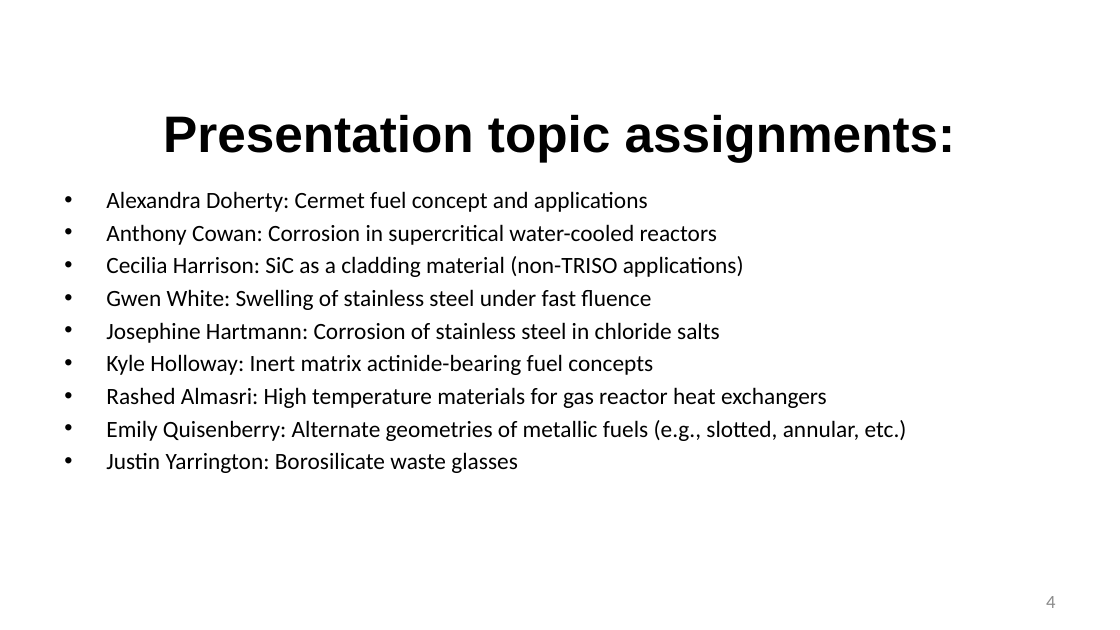
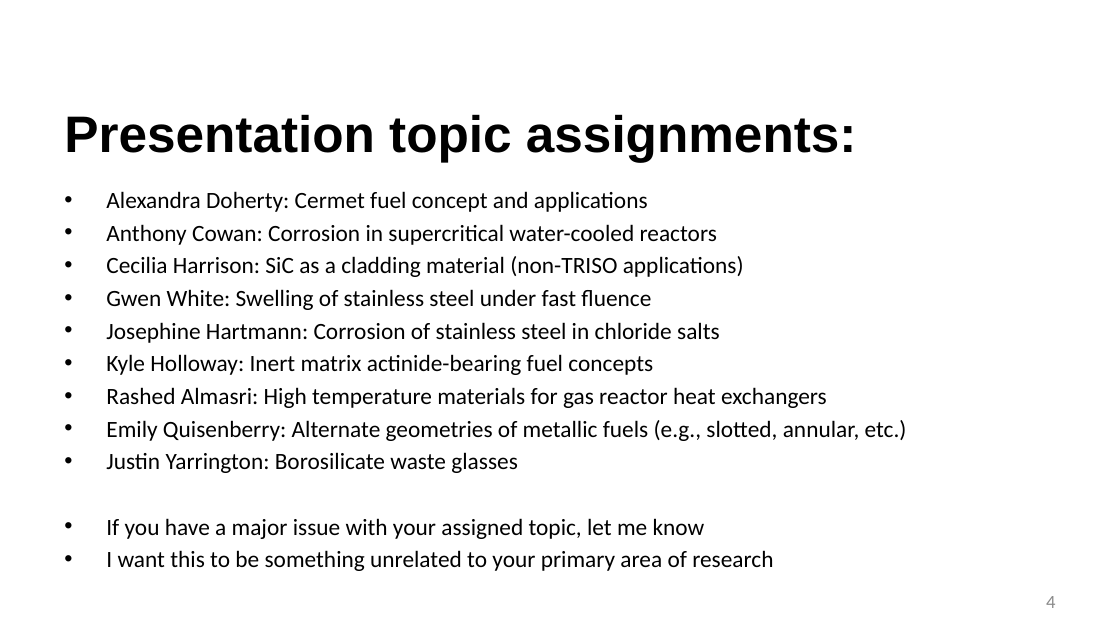
Before and after one commit to benbeeler/TEACHING, a slide deck: slide 4 of Advanced Reactor Materials/Fall2025/Lec10_SFRs.pptx. Drawn at 1120x630 pixels with LibreOffice and Linux fonts; fonts in the diff are those of the drawing; background and template pictures are left out. Boxes give left, top, right and bottom in pixels: in the first picture for what was removed or moved away, otherwise in the second. Text is boxed around its words. In the diff, an @@ line names an element or a change of style, - is before the commit and + after.

```diff
--- a/Advanced Reactor Materials/Fall2025/Lec10_SFRs.pptx
+++ b/Advanced Reactor Materials/Fall2025/Lec10_SFRs.pptx
@@ title "Presentation topic assignments:" at (64, 114, 857, 162): alignment centre to left @@
@@ text at (106, 518, 773, 571): paragraphs added @@
+• If you have a major issue with your assigned topic, let me know
+• I want this to be something unrelated to your primary area of research
```
Also in this commit, not shown: 31 other slides changed, 24 slides removed, 7 other files.
